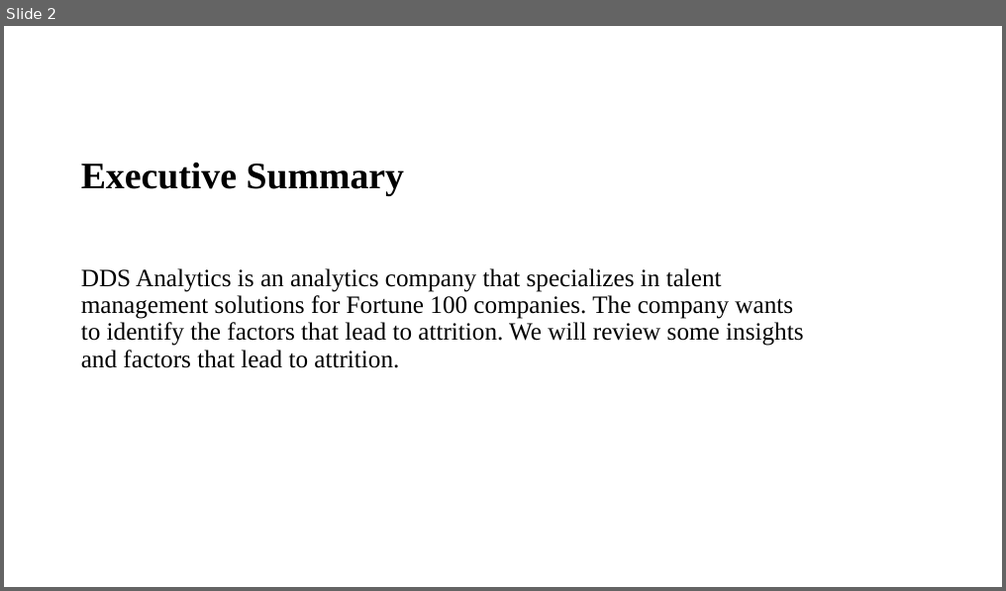
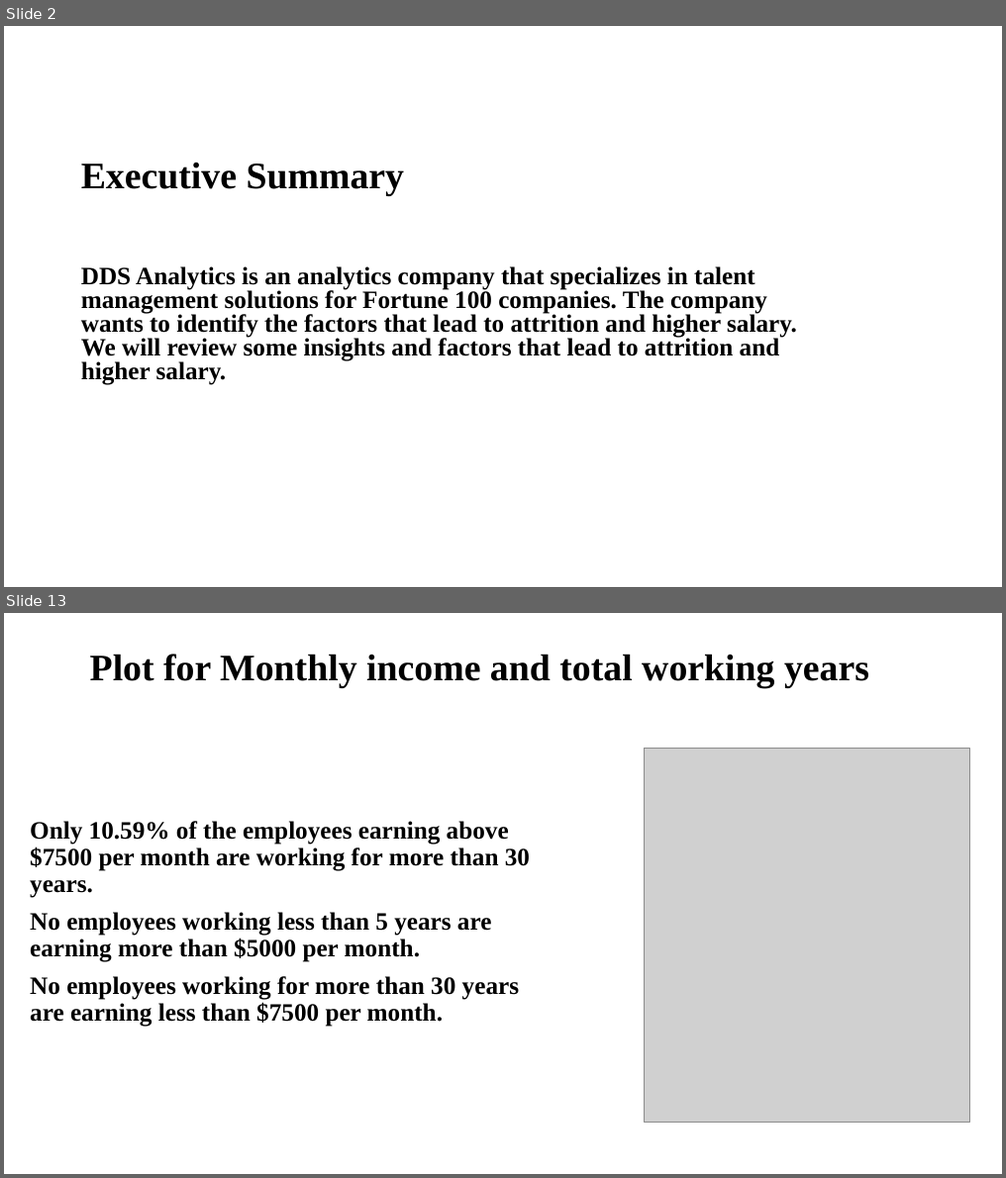
Before and after one commit to RashmiAPatel19/SMU_MSDS_6306_CaseStudy2_Spring2021, a slide deck: RashmiPatelCaseStudy2.pptx. Shown one above the other, each under a label of ours: slide 2 before the commit, slides 2 and 13 after it; the slides between them are not shown. The pictures are 1006x591 and 1006x1178 pixels, drawn with LibreOffice and Linux fonts; fonts in the diff are those of the drawing; grey boxes stand for pictures; background and template pictures are left out. Boxes give left, top, right and bottom in pixels: in the first picture for what was removed or moved away, otherwise in the second. Text is boxed around its words. In the diff, an @@ line names an element or a change of style, - is before the commit and + after.

```diff
--- a/RashmiPatelCaseStudy2.pptx
+++ b/RashmiPatelCaseStudy2.pptx
@@ slide 13 added at [4,613,1002,1174], background picture (left out) @@
@@ title added at [90,654,869,687], 36 pt, text #000000, bold @@
+Plot for Monthly income and total working years
@@ picture added at [645,749,969,1123] @@
@@ subtitle added at [30,821,530,1027], 24 pt, text #000000, bold @@
+Only 10.59% of the employees earning above $7500 per month are working for more than 30 years.
+No employees working less than 5 years are earning more than $5000 per month.
+No employees working for more than 30 years are earning less than $7500 per month.
@@ slide 2 changed as well @@
@@ subtitle at [81,267,797,385]: text changed; bold on @@
-DDS Analytics is an analytics company that specializes in talent management solutions for Fortune 100 companies. The company wants to identify the factors that lead to attrition. We will review some insights and factors that lead to attrition.
+DDS Analytics is an analytics company that specializes in talent management solutions for Fortune 100 companies. The company wants to identify the factors that lead to attrition and higher salary. We will review some insights and factors that lead to attrition and higher salary.
```
Also in this commit, not shown: 2 other slides changed, 21 other slides added.
